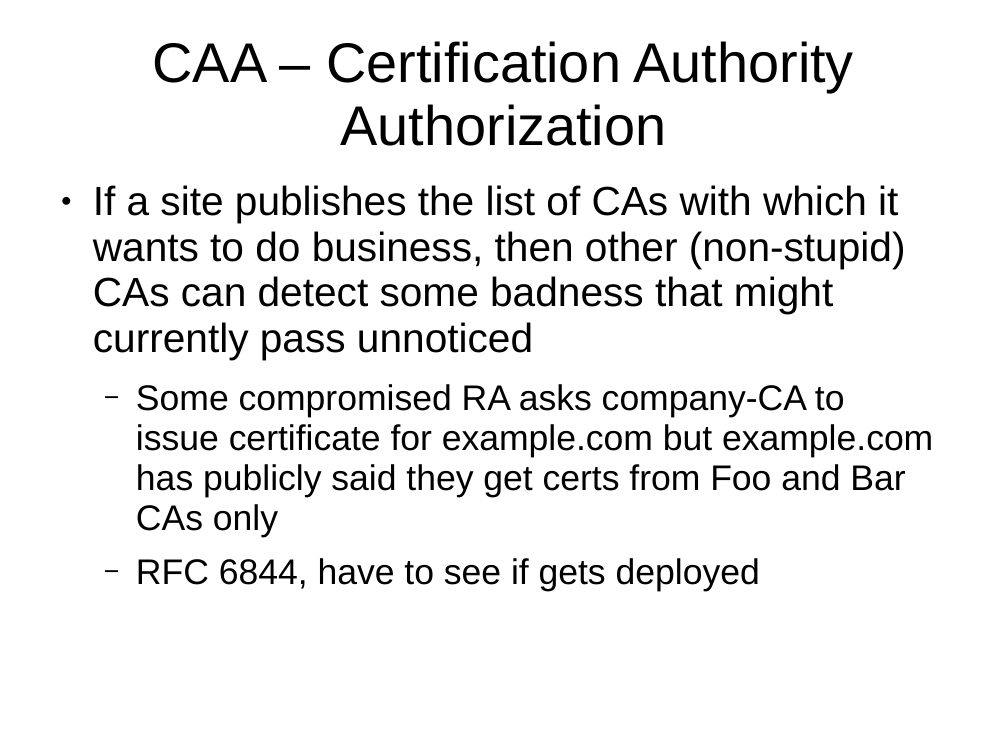
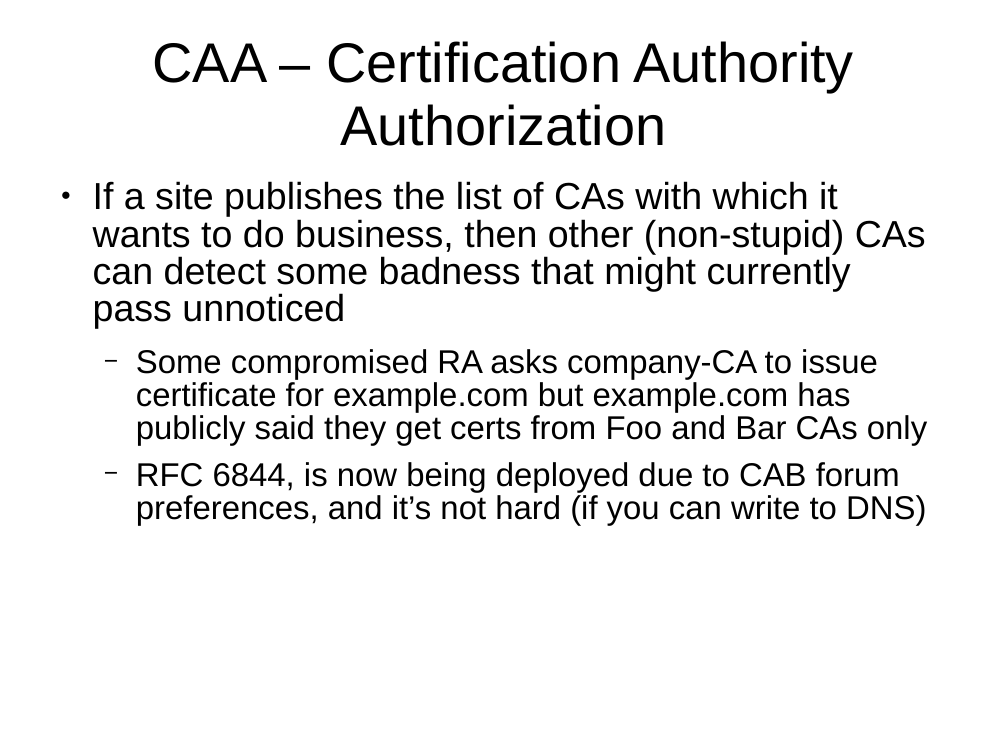
Before and after one commit to sftcd/cs7053, a slide deck: slide 28 of 2016lectures/07-tls-problems.ppt (slide 25 before the commit). Drawn at 1008x756 pixels with LibreOffice and Linux fonts; fonts in the diff are those of the drawing. Boxes give left, top, right and bottom in pixels: in the first picture for what was removed or moved away, otherwise in the second. Text is boxed around its words. In the diff, an @@ line names an element or a change of style, - is before the commit and + after.

```diff
--- a/2016lectures/07-tls-problems.ppt
+++ b/2016lectures/07-tls-problems.ppt
@@ text at [93, 181, 927, 446]: size 32 to 29.6 pt in "If a site publishes the list of ..."; size 28 to 25.9 pt in "Some compromised RA asks company-CA to issue ..."; indent changed; line spacing 0.93 to 0.83 @@
@@ text at [136, 462, 926, 526]: text changed; size 28 to 25.9 pt @@
-  − RFC 6844, have to see if gets deployed
+  − RFC 6844, is now being deployed due to CAB forum preferences, and it’s not hard (if you can write to DNS)
```
Also in this commit, not shown: 26 other slides changed, 4 slides added, 1 slide removed, 4 other files.
